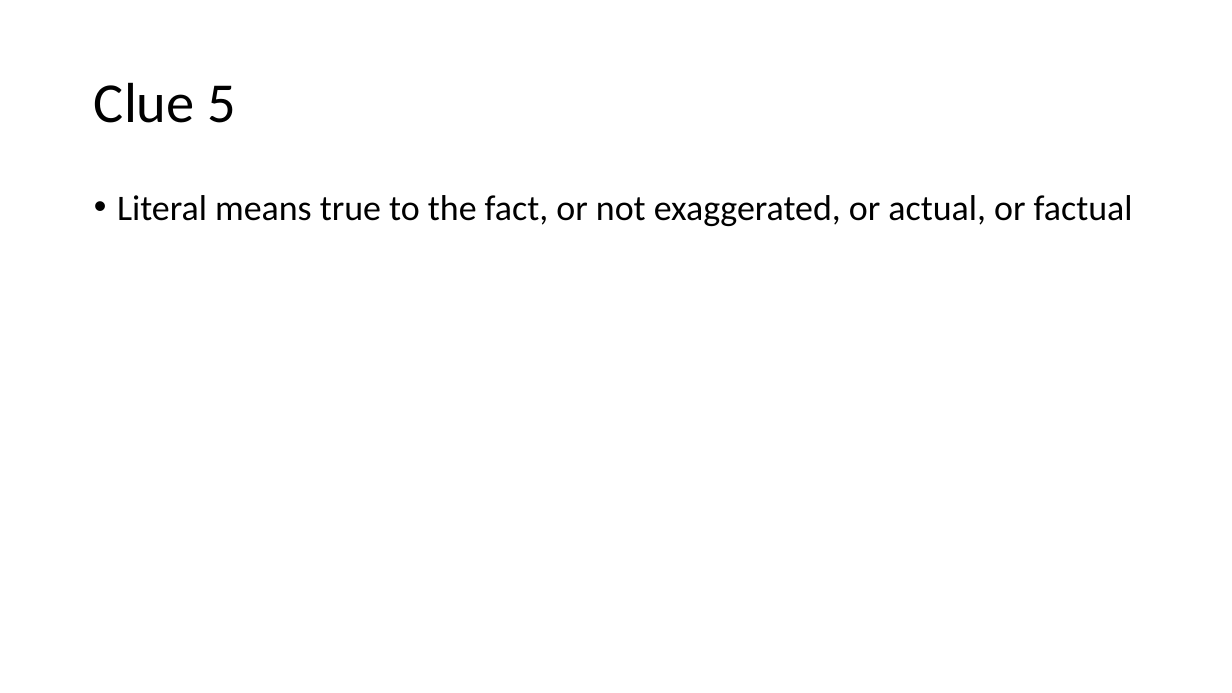
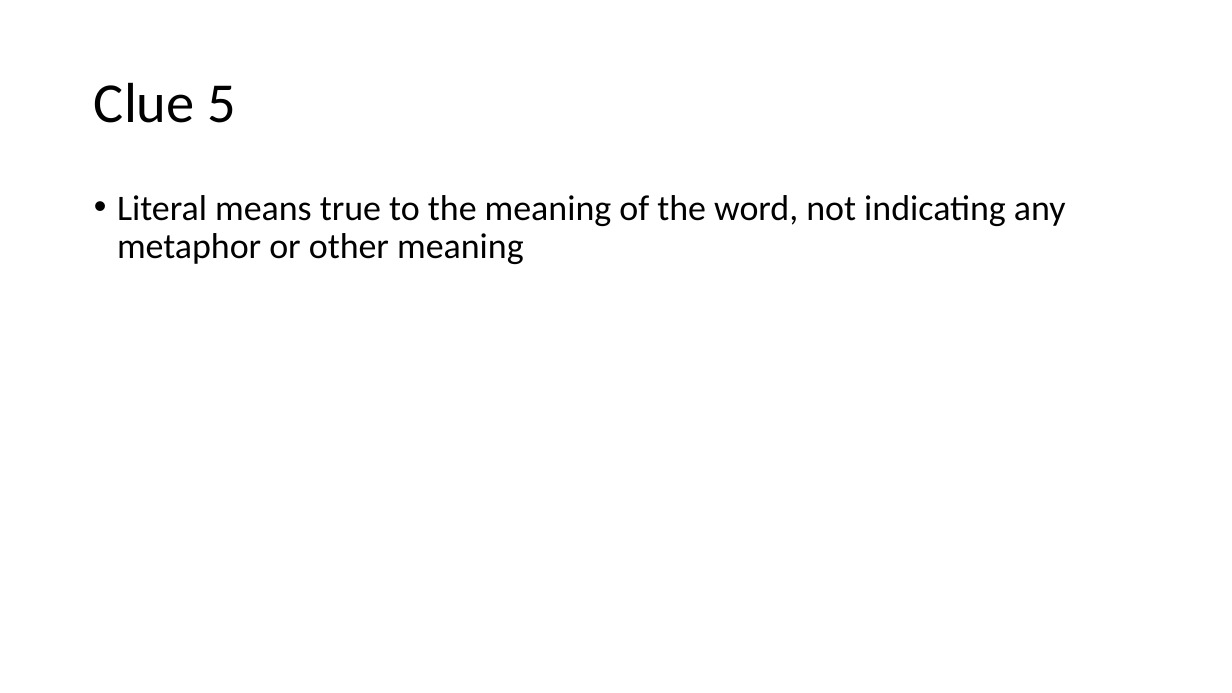
Before and after one commit to nawamkihafahd/PowerOfWisdom, a slide deck: slide 34 of Konsep.pptx. Drawn at 1232x693 pixels with LibreOffice and Linux fonts; fonts in the diff are those of the drawing. Boxes give left, top, right and bottom in pixels: in the first picture for what was removed or moved away, otherwise in the second. Text is boxed around its words. In the diff, an @@ line names an element or a change of style, - is before the commit and + after.

```diff
--- a/Konsep.pptx
+++ b/Konsep.pptx
@@ text at [117,195,1066,264]: text changed @@
-• Literal means true to the fact, or not exaggerated, or actual, or factual
+• Literal means true to the meaning of the word, not indicating any metaphor or other meaning
```
Also in this commit, not shown: 8 other slides changed, 1 slide added, 20 other files.
